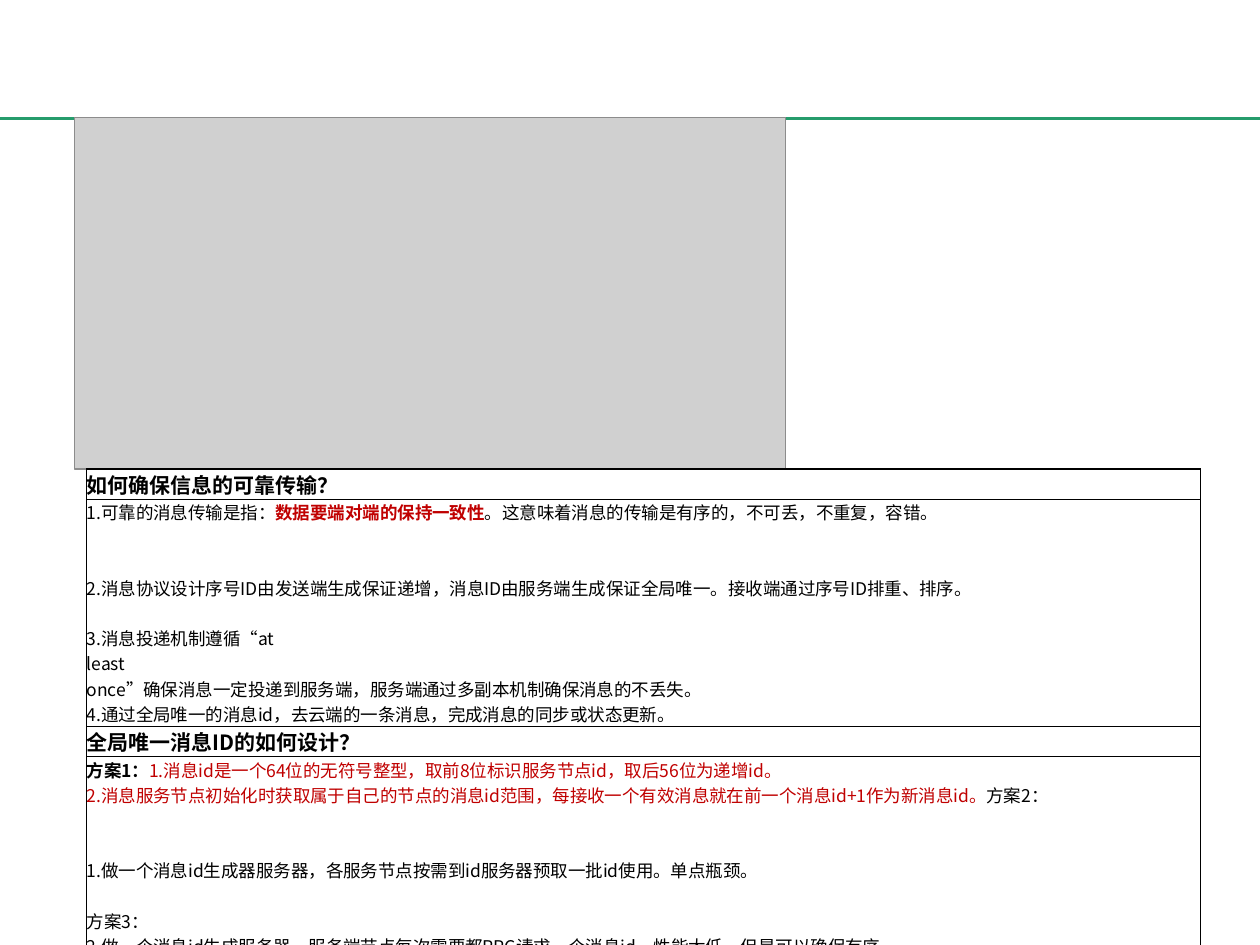
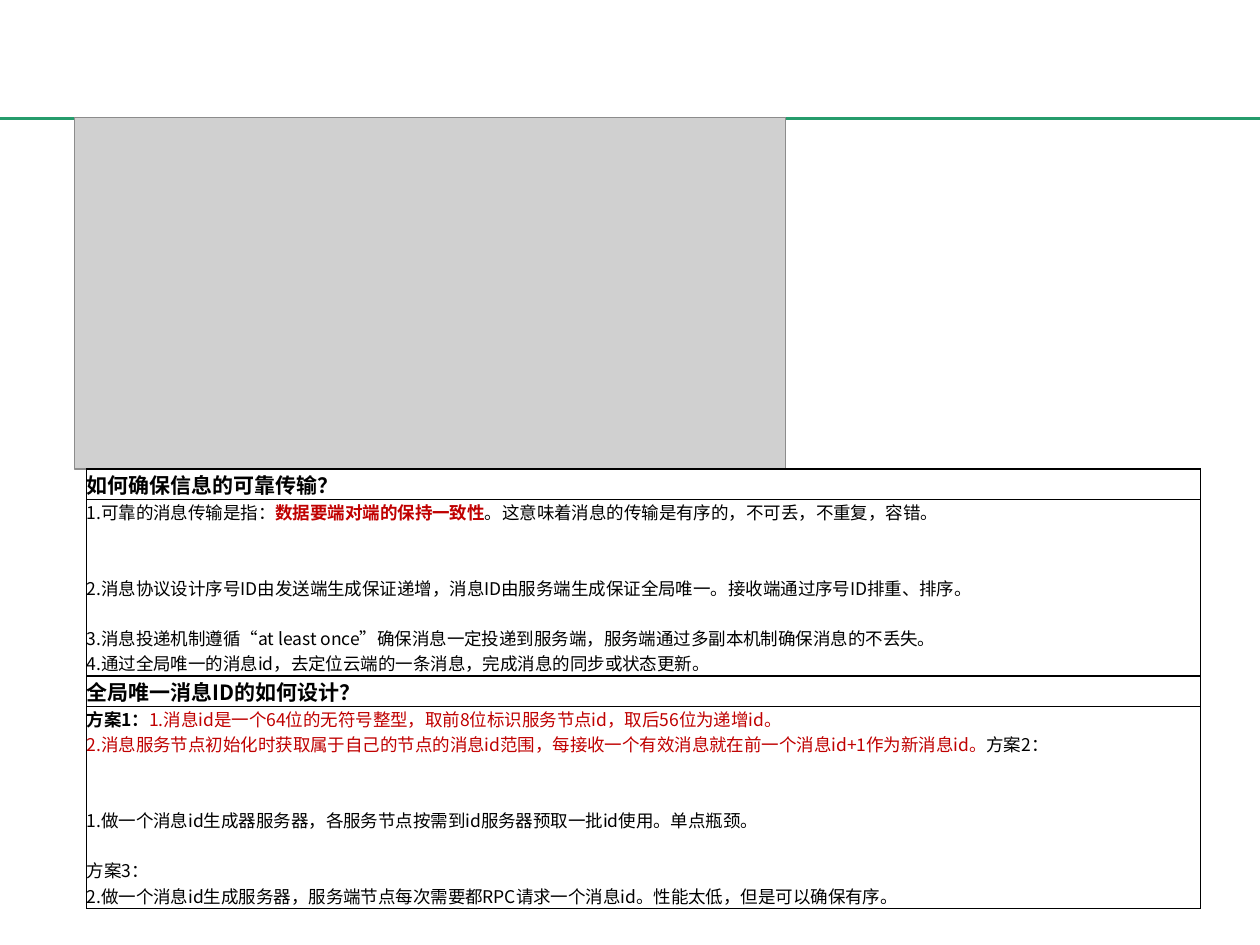
Before and after one commit to changshoumeng/me, a slide deck: slide 10 of 第四篇_IM的功能设计.pptx. Drawn at 1260x945 pixels with LibreOffice and Linux fonts; fonts in the diff are those of the drawing; grey boxes stand for pictures; background and template pictures are left out. Boxes give left, top, right and bottom in pixels: in the first picture for what was removed or moved away, otherwise in the second. Text is boxed around its words. In the diff, an @@ line names an element or a change of style, - is before the commit and + after.

```diff
--- a/第四篇_IM的功能设计.pptx
+++ b/第四篇_IM的功能设计.pptx
@@ table at (87,469,1201,909) @@
-row 2, column 1: 1.可靠的消息传输是指：数据要端对端的保持一致性。这意味着消息的传输是有序的，不可丢，不重复，容错。 / 2.消息协议设计序号ID由发送端生成保证递增，消息ID由服务端生成保证全局唯一。接收端通过序号ID排重、排序。 / 3.消息投递机制遵循“at / least / once”确保消息一定投递到服务端，服务端通过多副本机制确保消息的不丢失。 / 4.通过全局唯一的消息id，去云端的一条消息，完成消息的同步或状态更新。
+row 2, column 1: 1.可靠的消息传输是指：数据要端对端的保持一致性。这意味着消息的传输是有序的，不可丢，不重复，容错。 / 2.消息协议设计序号ID由发送端生成保证递增，消息ID由服务端生成保证全局唯一。接收端通过序号ID排重、排序。 / 3.消息投递机制遵循“at least once”确保消息一定投递到服务端，服务端通过多副本机制确保消息的不丢失。 / 4.通过全局唯一的消息id，去定位云端的一条消息，完成消息的同步或状态更新。
```
Also in this commit, not shown: 3 other files.
